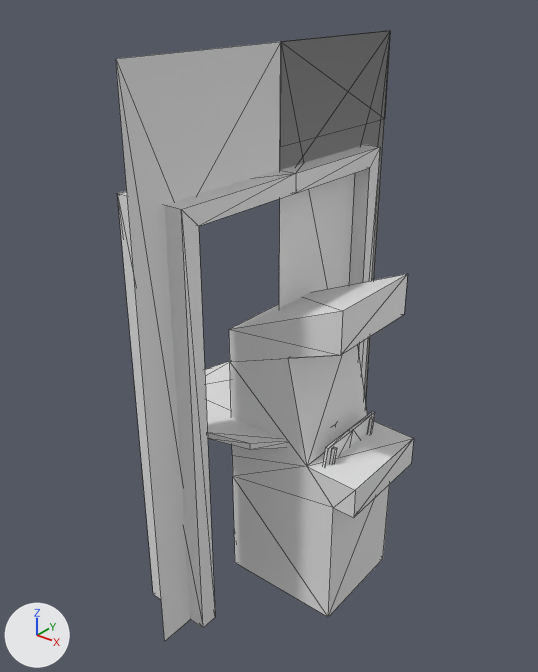
Before and after pictures for a commit that changed the glTF model arcade/asset_library.glb.
Before and after are seen from a 50 mm camera at (2.39, -2.95, 3.28) aimed at (0.09, -0.07, 1.5). Lighting does not change. The marker at lower left points along +X, +Y and +Z. Mesh edges are drawn as thin lines.

In view in the first picture: 'Wall Segment', 'arcade_cabinet', 'chair', 'doorframe', 'table', 'wall segment door', 'wall segment window'.
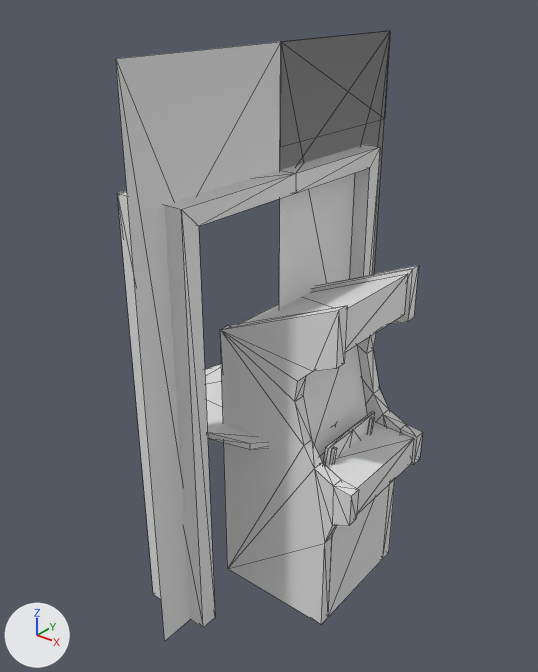
The change, as a list of edits to the scene's bpy script:
```text
Add me_arcade_cabinet_geo_001:
    me_arcade_cabinet_geo_001.from_pydata(...)  # 60 vertices, 112 faces; spans x 0.0..0.84, y -0.37..0.37, z 0.0..1.93
Add ob_side:
    ob_side = bpy.data.objects.new('side', me_arcade_cabinet_geo_001)
    ob_side.location = (0.0, 0.0, 0.0)
```

Location of each change, (x1, y1, x2, y2) in pixels of the pictures (538 x 672 px):
'side', added
    after: (220, 265, 423, 624)
'arcade_cabinet', unchanged, covered by the edit
    before: (229, 274, 414, 617)
    after: (240, 274, 414, 617)
